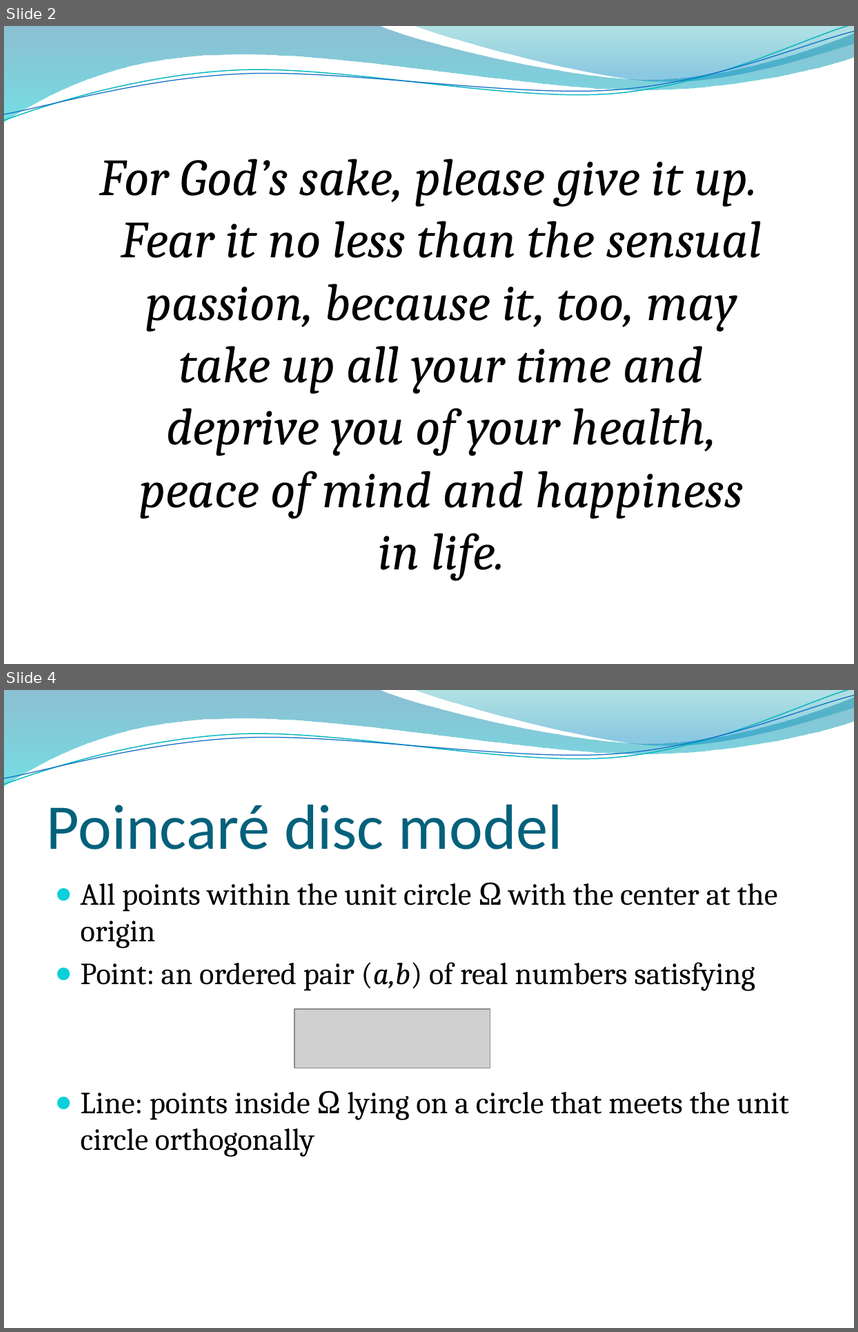
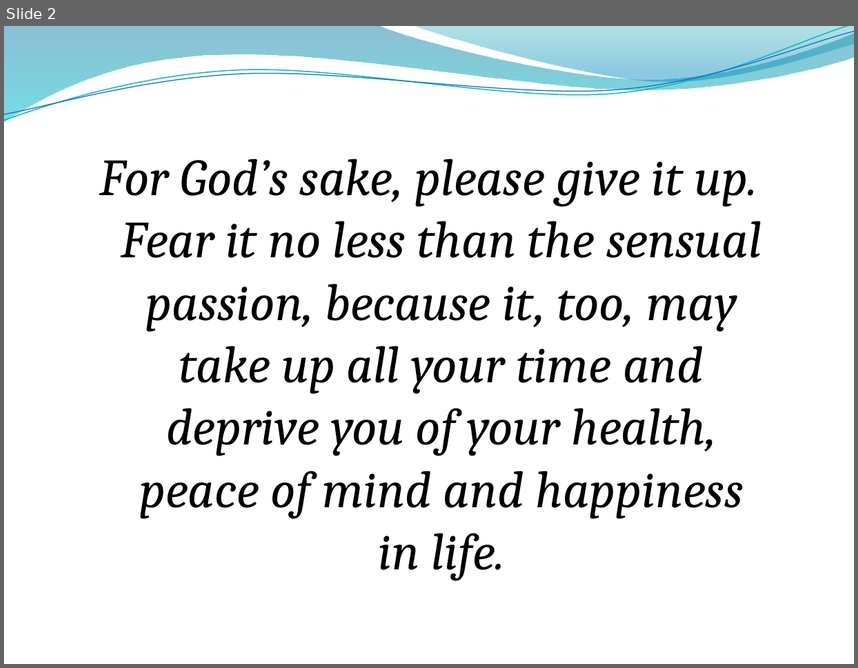
Before and after one commit to velociraptors/math361, a slide deck: hplanes.pptx. Shown one above the other, each under a label of ours: slides 2 and 4 before the commit, slide 2 after it; the slides between them are not shown. The pictures are 858x1332 and 858x668 pixels, drawn with LibreOffice and Linux fonts; fonts in the diff are those of the drawing; grey boxes stand for pictures; background and template pictures are left out. Boxes give left, top, right and bottom in pixels: in the first picture for what was removed or moved away, otherwise in the second. Text is boxed around its words. In the diff, an @@ line names an element or a change of style, - is before the commit and + after.

```diff
--- a/hplanes.pptx
+++ b/hplanes.pptx
@@ slide 4 removed at bbox=[4, 690, 854, 1328], background picture (left out); not listed: 4 template elements that a slide beside it also shows @@
@@ title removed at bbox=[47, 805, 563, 849] @@
-Poincaré disc model
@@ text removed at bbox=[81, 882, 789, 1156] @@
-● All points within the unit circle Ω with the center at the origin
-● Point: an ordered pair (a,b) of real numbers satisfying
-● Line: points inside Ω lying on a circle that meets the unit circle orthogonally
@@ picture removed at bbox=[294, 1009, 490, 1067] @@
```
Also in this commit, not shown: 1 slide changed, 1 slide added, 1 other slide removed.
